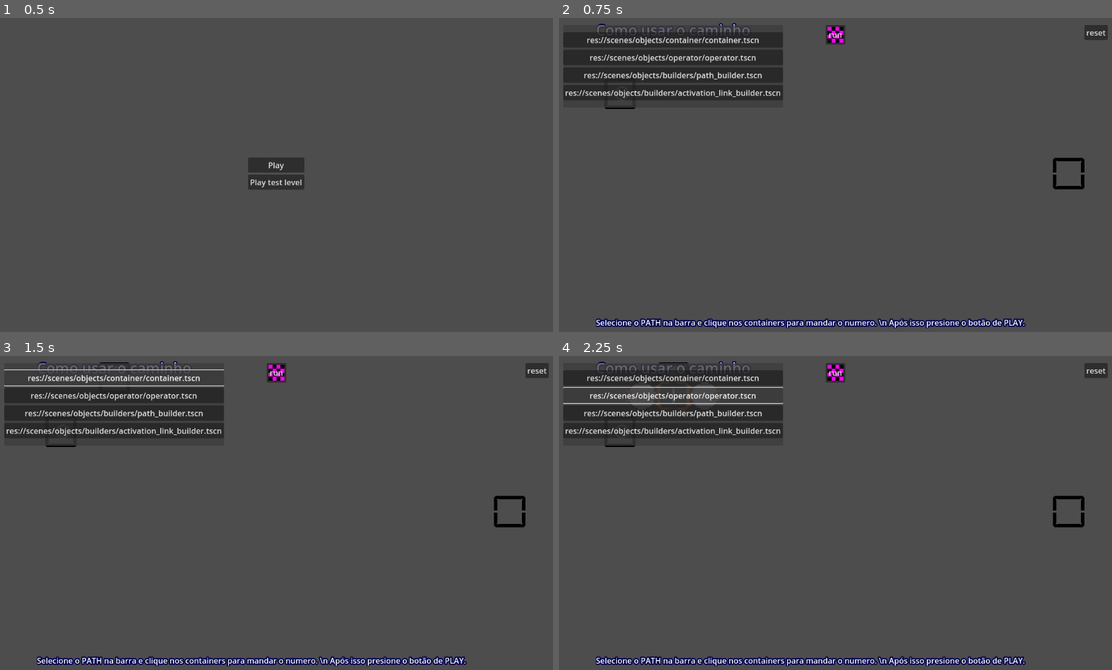
Above: before the commit, frames 1-4 (two rows, left to right).
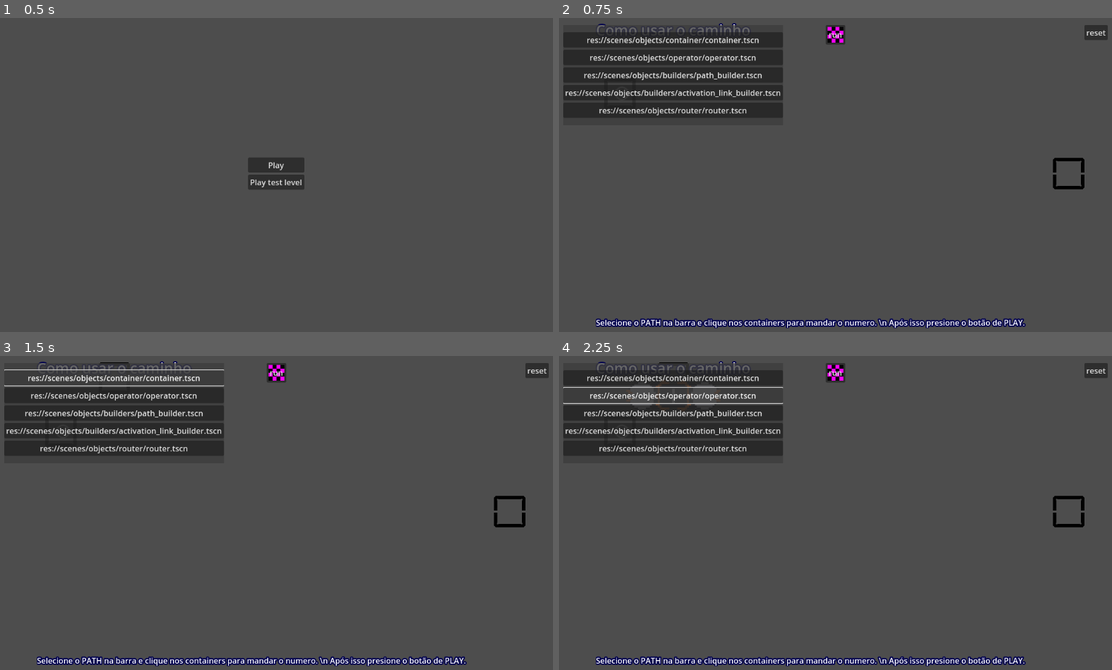
Above: after the commit, the same moments.

Repository: Andre-lucs/algo-lab-game
Game: Godot game, scene res://scenes/ui/screens/start_menu.tscn
Two runs of this game, one before a commit and one after it. Both use one fixed random seed, a clock stepped at 60 frames per second and the inputs below.
Inputs:
- Up to frame 1 (0.5 s): no input
- Up to frame 2 (0.75 s): click "Play" at 0.5 s
- Up to frame 3 (1.5 s): click "res://scenes/objects/containe…" at 1.25 s
- Up to frame 4 (2.25 s): click "res://scenes/objects/operator…" at 2 s

Frame 1 is identical in both runs. In frame 2, 1.2% of the frame differs, in the area x 0-41%, y 28-32%; in frame 3, 1.2%; in frame 4, 1.2%.

Commit message:
Add Router scene and script: implement number queue and movement logic

Diff:
--- a/levels/base_level_scene.tscn
+++ b/levels/base_level_scene.tscn
@@ -8,6 +8,7 @@
 [ext_resource type="PackedScene" uid="uid://ct40k6beos0e6" path="res://scenes/objects/builders/path_builder.tscn" id="6_l63b4"]
 [ext_resource type="PackedScene" uid="uid://c42hf3y7kqqu0" path="res://scenes/objects/builders/activation_link_builder.tscn" id="7_r6jsl"]
 [ext_resource type="PackedScene" uid="uid://boiqm84g6cm77" path="res://scenes/objects/operator/operator.tscn" id="8_03l87"]
+[ext_resource type="PackedScene" uid="uid://b6bvxr3x73tm2" path="res://scenes/objects/router/router.tscn" id="9_l63b4"]
 
 [sub_resource type="Resource" id="Resource_306te"]
 script = ExtResource("2_df6hm")
@@ -113,7 +114,7 @@
 
 [node name="Toolbox" parent="LevelUILayer/MarginContainer" instance=ExtResource("4_ujwm2")]
 layout_mode = 2
-items = Array[PackedScene]([ExtResource("5_iiwgg"), ExtResource("8_03l87"), ExtResource("6_l63b4"), ExtResource("7_r6jsl")])
+items = Array[PackedScene]([ExtResource("5_iiwgg"), ExtResource("8_03l87"), ExtResource("6_l63b4"), ExtResource("7_r6jsl"), ExtResource("9_l63b4")])
 
 [node name="Control" type="Control" parent="LevelUILayer/MarginContainer"]
 layout_mode = 2
--- /dev/null
+++ b/scenes/objects/router/router.gd
@@ -0,0 +1,62 @@
+class_name Router extends Node2D
+
+@onready var rotative: Node2D = %Rotative
+@onready var numbers_container: Node2D = %Numbers
+@onready var number_movement: NumberMovement = %NumberMovement
+@onready var activatable: Activatable = $Traits/Activation
+
+var number_queue: Array[Number] = []
+## next_path index on number_movement.output_paths
+var next_path: int = 0
+
+func enqueue_number(number:Number) -> void:
+	number.move_to(Vector2.ZERO, numbers_container)
+	number_queue.append(number)
+
+	if number_queue.front() != number:
+		number.hide()
+
+func dequeue_number():
+	if number_queue.is_empty():
+		return
+	var path := _get_path()
+	if path == null:
+		printerr("No path available to dequeue number.")
+		return
+	var number := number_queue.pop_front() as Number
+	path.move_number(number)
+
+	if not number_queue.is_empty() : _number_scale_animation(number_queue.front())
+	_update_arrow(1)
+
+func _update_arrow(increment: int = 0) -> void:
+	if increment != 0:
+		next_path += increment
+	var path := _get_path()
+	if path == null:
+		return
+	create_tween().tween_property(rotative, "rotation", global_position.angle_to_point(path.to_global(path.points[1])), 0.2)
+
+func _get_path() -> MovementLink:
+	var paths := number_movement.output_paths
+	if paths.is_empty():
+		return null
+	if next_path >= paths.size():
+		next_path = 0
+	return paths[next_path]
+
+func _number_scale_animation(number: Number) -> void:
+	number.scale = Vector2.ZERO
+	number.show()
+	var anim = create_tween()
+	anim.tween_property(number, "scale", Vector2.ONE, 0.2).set_trans(Tween.TRANS_QUINT).set_ease(Tween.EASE_OUT)
+	anim.play()
+
+func _on_menu_clicked_option(idx:int) -> void:
+	match idx:
+		0:
+			activatable.auto = !activatable.auto
+		1:
+			queue_free()
+		_:
+			print("Unknown option clicked: ", idx)
--- /dev/null
+++ b/scenes/objects/router/router.tscn
@@ -0,0 +1,79 @@
+[gd_scene load_steps=10 format=3 uid="uid://b6bvxr3x73tm2"]
+
+[ext_resource type="Script" uid="uid://dgvuclnt0f6m8" path="res://scenes/objects/router/router.gd" id="1_7lc45"]
+[ext_resource type="Texture2D" uid="uid://de6s63mi8q7fl" path="res://assets/Router.png" id="2_u5p3i"]
+[ext_resource type="Script" uid="uid://21g4c8kgecht" path="res://scripts/grabbable.gd" id="4_5wgt4"]
+[ext_resource type="PackedScene" uid="uid://khx12i77qfms" path="res://scenes/ui/popup_menu/object_popup_menu.tscn" id="5_fhc7l"]
+[ext_resource type="Script" uid="uid://cwhvnxwvdhkh5" path="res://scenes/utils/link/movement/number_movement.gd" id="6_kl5ab"]
+[ext_resource type="PackedScene" uid="uid://dm2dffmkn1e7t" path="res://scenes/utils/link/activation/activation.tscn" id="7_g1176"]
+[ext_resource type="Script" uid="uid://ck6y410gncrcr" path="res://scripts/mouse_interaction_area2d.gd" id="8_57qxo"]
+[ext_resource type="PackedScene" uid="uid://bjwa7poyvyxhu" path="res://scenes/utils/link/connection/connection_area.tscn" id="9_5vyb0"]
+
+[sub_resource type="CircleShape2D" id="CircleShape2D_i86h8"]
+radius = 32.0
+
+[node name="Router" type="Node2D"]
+z_index = 1
+script = ExtResource("1_7lc45")
+
+[node name="Rotative" type="Node2D" parent="."]
+unique_name_in_owner = true
+
+[node name="ArrowSprite" type="Sprite2D" parent="Rotative"]
+scale = Vector2(1.1, 1.1)
+texture = ExtResource("2_u5p3i")
+vframes = 2
+
+[node name="Numbers" type="Node2D" parent="Rotative"]
+unique_name_in_owner = true
+
+[node name="TopSprite" type="Sprite2D" parent="Rotative"]
+texture = ExtResource("2_u5p3i")
+vframes = 2
+frame = 1
+
+[node name="Traits" type="Node" parent="."]
+
+[node name="Grabbable" type="Node" parent="Traits" node_paths=PackedStringArray("parent", "interaction_area")]
+script = ExtResource("4_5wgt4")
+parent = NodePath("../..")
+interaction_area = NodePath("../../MouseInteractionArea2D")
+metadata/_custom_type_script = "uid://21g4c8kgecht"
+
+[node name="ObjectPopupMenu" parent="Traits" node_paths=PackedStringArray("interaction_area") instance=ExtResource("5_fhc7l")]
+interaction_area = NodePath("../../MouseInteractionArea2D")
+
+[node name="NumberMovement" type="Node" parent="Traits" node_paths=PackedStringArray("root")]
+unique_name_in_owner = true
+script = ExtResource("6_kl5ab")
+root = NodePath("../..")
+metadata/_custom_type_script = "uid://cwhvnxwvdhkh5"
+
+[node name="Activation" parent="Traits" node_paths=PackedStringArray("target") instance=ExtResource("7_g1176")]
+target = NodePath("../NumberMovement")
+trigger_signals = Array[String](["number_sent"])
+base_delay = 0.5
+
+[node name="MouseInteractionArea2D" type="Area2D" parent="."]
+collision_layer = 2147483648
+collision_mask = 0
+script = ExtResource("8_57qxo")
+metadata/_custom_type_script = "uid://ck6y410gncrcr"
+
+[node name="CollisionShape2D" type="CollisionShape2D" parent="MouseInteractionArea2D"]
+visible = false
+shape = SubResource("CircleShape2D_i86h8")
+
+[node name="ConnectionArea" parent="." node_paths=PackedStringArray("activatable", "number_movement") instance=ExtResource("9_5vyb0")]
+collision_layer = 12
+activatable = NodePath("../Traits/Activation")
+number_movement = NodePath("../Traits/NumberMovement")
+
+[node name="CollisionShape2D" type="CollisionShape2D" parent="ConnectionArea"]
+visible = false
+shape = SubResource("CircleShape2D_i86h8")
+
+[connection signal="clicked_option" from="Traits/ObjectPopupMenu" to="." method="_on_menu_clicked_option"]
+[connection signal="new_output_path" from="Traits/NumberMovement" to="." method="_update_arrow" unbinds=1]
+[connection signal="number_received" from="Traits/NumberMovement" to="." method="enqueue_number"]
+[connection signal="activated" from="Traits/Activation" to="." method="dequeue_number"]
Binary file added: assets/Router.ase
Binary file added: assets/Router.png
Not shown, added: assets/Router.png.import
Not shown: 1 places in levels/base_level_scene.tscn that only renumber resources
Not shown, added: scenes/objects/router/router.gd.uid
